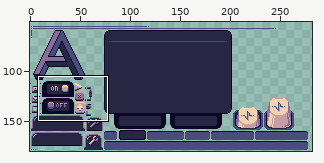
File history of a sprite sheet, AudioInput/Sprites/Assets.png. Above, an overview of the earlier version with the close-up marked.
Close-up. Old version:
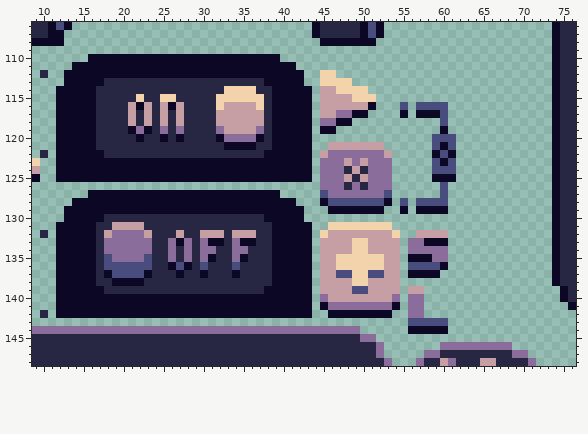
The file is 320x180 pixels. Shown: x 9..76, y 106..148. The wide view leaves out empty margins.
After:
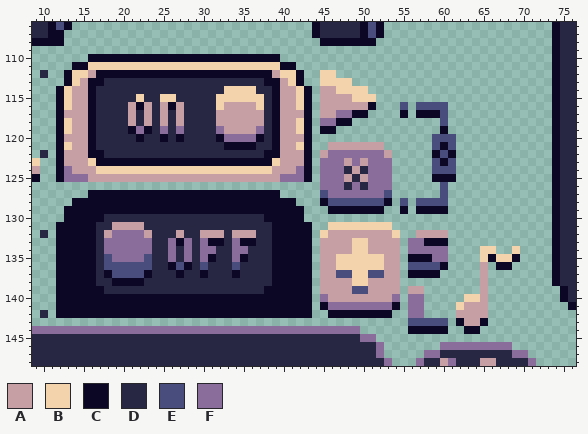
Palette (. is transparent): A #c69fa5  B #f2d3ab  C #0c0724  D #272744  E #494d7e  F #8b6d9c
Changes in this commit:
Colour A is added in rows 136 to 140 at x 65; in row 141 at x 63 to 65; in row 142 at x 62 to 65; in row 143 at x 63 to 64.
Colour A replaces colour C in row 112 at x 16 and 39; in row 113 at x 15 and 40; in rows 114 to 116 at x 14 to 15 and 40 to 41; in row 117 at x 13 to 15 and 40 to 42; in rows 118 to 119 at x 14 to 15 and 40 to 41; in row 120 at x 13 to 15 and 40 to 42.
Colour A replaces colour C in row 121 at x 14 to 15 and 40 to 41; in rows 122 to 123 at x 13 to 15 and 40 to 42; in row 124 at x 14 to 16 and 39 to 41; in row 125 at x 16 to 39.
Colour B is added in row 134 at x 65 to 66 and 69; in row 135 at x 65 and 67 to 68; in row 140 at x 63 to 64; in row 141 at x 62.
Colour B replaces colour C in row 111 at x 16 to 39; in row 112 at x 14 to 15 and 40 to 41; in row 113 at x 14 and 41; in rows 114 to 116 at x 13 and 42; in rows 118 to 119 at x 13 and 42; in row 121 at x 13 and 42.
Colour B replaces colour C in row 123 at x 16 and 39; in row 124 at x 17 to 38.
Colour C is added in row 135 at x 66 and 69; in row 136 at x 67 to 68; in row 143 at x 62 and 65; in row 144 at x 63 to 64.
Colour F replaces colour C in row 124 at x 13 and 42; in row 125 at x 13 to 15 and 40 to 42.
